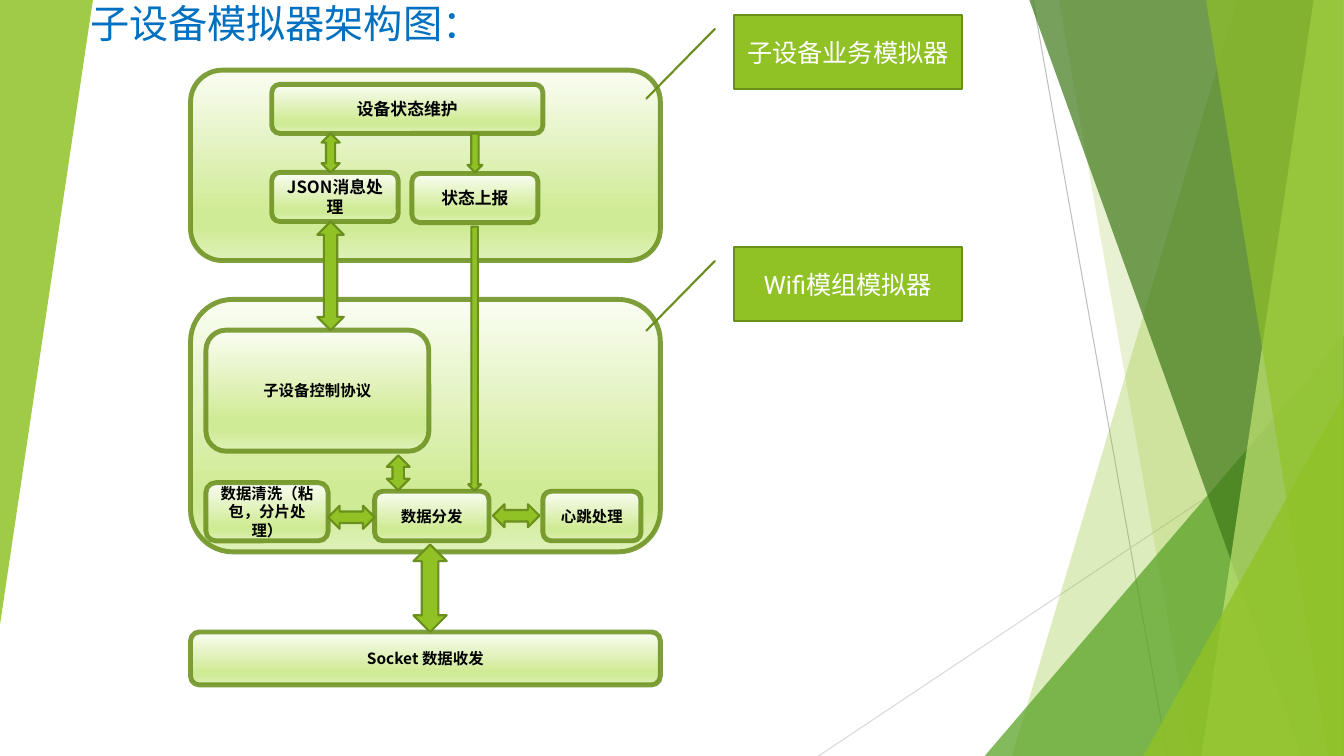
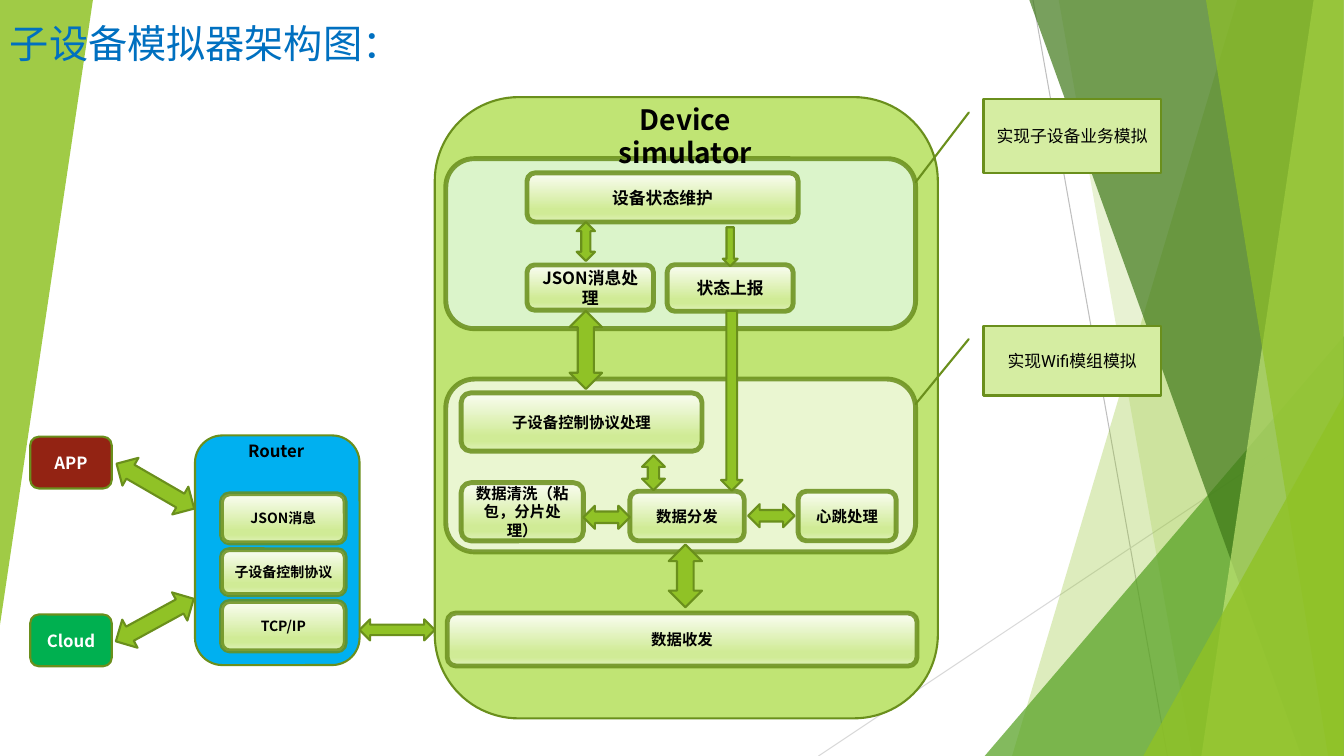
Before and after one commit to gx303841541/ATS, a slide deck: slide 2 of 子设备模拟器介绍.pptx (slide 3 before the commit). Drawn at 1344x756 pixels with LibreOffice and Linux fonts; fonts in the diff are those of the drawing. Boxes give left, top, right and bottom in pixels: in the first picture for what was removed or moved away, otherwise in the second. Text is boxed around its words. In the diff, an @@ line names an element or a change of style, - is before the commit and + after.

```diff
--- a/子设备模拟器介绍.pptx
+++ b/子设备模拟器介绍.pptx
@@ text "子设备模拟器架构图：" rewrapped from (90, 0, 481, 42) to (10, 18, 401, 69) @@
@@ rounded rectangle added at (435, 97, 938, 718), fill #C0E474, outline #6B901C 1.5 pt @@
@@ text added at (619, 107, 752, 171), 20 pt, text #000000, bold @@
+Device simulator
@@ border callout "实现子设备业务模拟": place and size @@
-border callout "实现子设备业务模拟" at (734, 15, 962, 90)
+border callout "实现子设备业务模拟" at (984, 99, 1162, 173)
@@ border callout "实现子设备业务模拟" at (984, 99, 1162, 173): fill #90C226 to #D5EDA2 @@
@@ text in border callout at (997, 128, 1148, 144): text changed; size 18 to 12 pt; text colour #FFFFFF to #000000 @@
-子设备业务模拟器
+实现子设备业务模拟
@@ rounded rectangle: place and size @@
-rounded rectangle at (191, 71, 660, 261)
+rounded rectangle at (446, 158, 915, 329)
@@ rounded rectangle at (446, 158, 915, 329): fill gradient #FAFDF3 to #D0EB96 to #DFF1B9 to #DBF4CA @@
@@ 2 rounded rectangles, 1 up down arrow: place and size @@
-2 rounded rectangles, 1 up down arrow at (272, 85, 543, 223)
+2 rounded rectangles, 1 up down arrow at (527, 173, 799, 312)
@@ down arrow: place and size @@
-down arrow at (468, 133, 483, 172)
+down arrow at (723, 227, 738, 266)
@@ rounded rectangle "JSON消息处理": place and size @@
-rounded rectangle "JSON消息处理" at (272, 172, 398, 222)
+rounded rectangle "JSON消息处理" at (527, 265, 653, 311)
@@ border callout removed at (734, 247, 962, 322) @@
-Wifi模组模拟器
@@ up down arrow: place and size @@
-up down arrow at (318, 222, 344, 331)
+up down arrow at (570, 311, 602, 388)
@@ down arrow: place and size @@
-down arrow at (469, 227, 482, 491)
+down arrow at (721, 311, 742, 490)
@@ border callout added at (984, 327, 1162, 396), fill #D5EDA2, outline #6B901C 1.5 pt, 12 pt, text #000000 @@
+实现Wifi模组模拟
@@ rounded rectangle: place and size @@
-rounded rectangle at (191, 299, 660, 552)
+rounded rectangle at (446, 379, 915, 552)
@@ rounded rectangle at (446, 379, 915, 552): fill gradient #FAFDF3 to #D0EB96 to #DFF1B9 to #EAF6D1 @@
@@ rounded rectangle "子设备控制协议处理": place and size @@
-rounded rectangle "子设备控制协议处理" at (206, 331, 429, 452)
+rounded rectangle "子设备控制协议处理" at (462, 393, 703, 452)
@@ text in rounded rectangle at (512, 412, 651, 430): text changed @@
-子设备控制协议
+子设备控制协议处理
@@ rounded rectangle added at (30, 437, 112, 488), fill #932313, outline #6B901C 1.5 pt, 12 pt, text #FFFFFF, bold @@
+APP
@@ rounded rectangle added at (195, 436, 359, 665), fill #00B0F0, outline #6B901C 1.5 pt @@
@@ text added at (248, 444, 304, 458), 12 pt, text #000000, bold @@
+Router
@@ up down arrow added at (108, 450, 202, 523), fill #90C226, outline #6B901C 1.5 pt @@
@@ rounded rectangle added at (222, 494, 346, 543), fill gradient #FAFDF3 to #D0EB96 to #DFF1B9, outline #6B901C 3.5 pt, 10 pt, text #000000, bold @@
+JSON消息
@@ 3 rounded rectangles, 2 left right arrows, 1 up down arrow: place and size @@
-3 rounded rectangles, 2 left right arrows, 1 up down arrow at (206, 456, 641, 541)
+3 rounded rectangles, 2 left right arrows, 1 up down arrow at (462, 456, 896, 541)
@@ rounded rectangle added at (222, 549, 346, 595), fill gradient #FAFDF3 to #D0EB96 to #DFF1B9, outline #6B901C 3.5 pt, 10 pt, text #000000, bold @@
+子设备控制协议
@@ up down arrow: place and size @@
-up down arrow at (413, 544, 447, 632)
+up down arrow at (668, 544, 702, 607)
@@ up down arrow added at (109, 585, 202, 656), fill #90C226, outline #6B901C 1.5 pt @@
@@ rounded rectangle added at (30, 615, 112, 666), fill #00B050, outline #6B901C 1.5 pt, 12 pt, text #FFFFFF, bold @@
+Cloud
@@ rounded rectangle added at (222, 602, 346, 651), fill gradient #FAFDF3 to #D0EB96 to #DFF1B9, outline #6B901C 3.5 pt, 10 pt, text #000000, bold @@
+TCP/IP
@@ left right arrow added at (360, 619, 436, 640), fill #90C226, outline #6B901C 1.5 pt @@
@@ rounded rectangle "数据收发": place and size @@
-rounded rectangle "数据收发" at (191, 632, 660, 686)
+rounded rectangle "数据收发" at (448, 613, 918, 666)
@@ text in rounded rectangle at (651, 630, 713, 647): text changed @@
-Socket 数据收发
+数据收发
```
Also in this commit, not shown: 1 slide removed, 9 other files.
